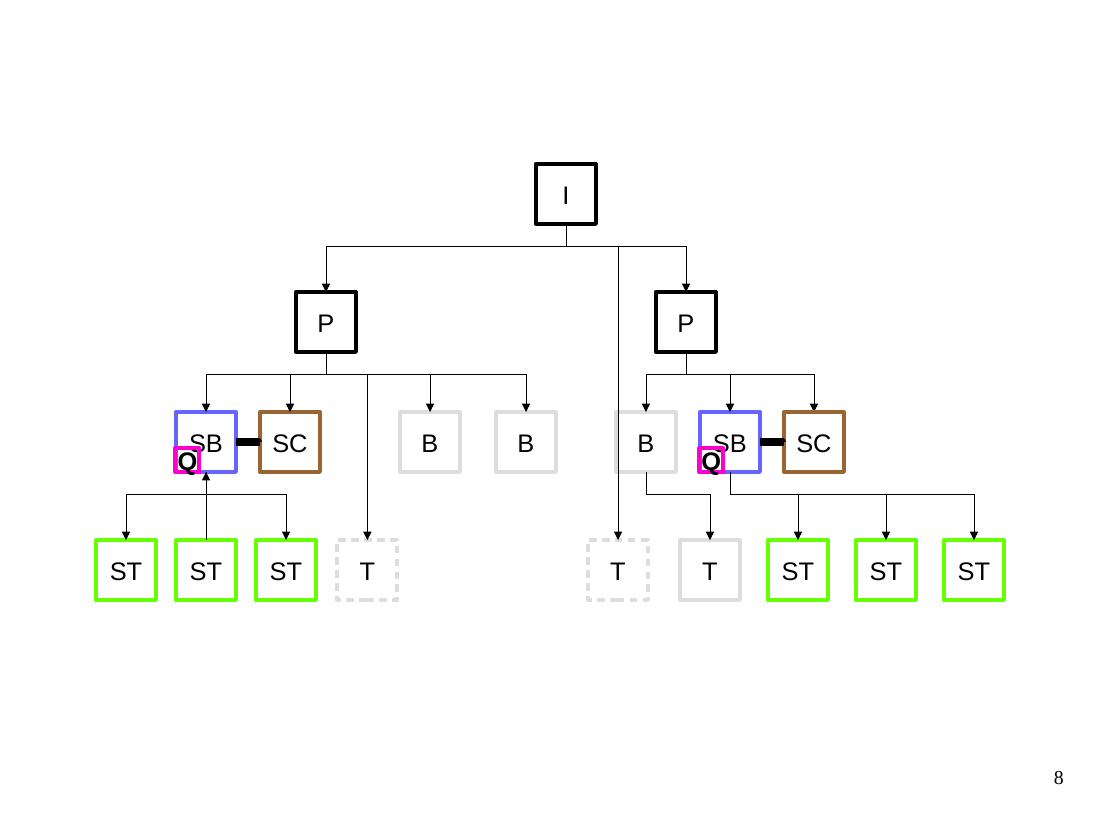
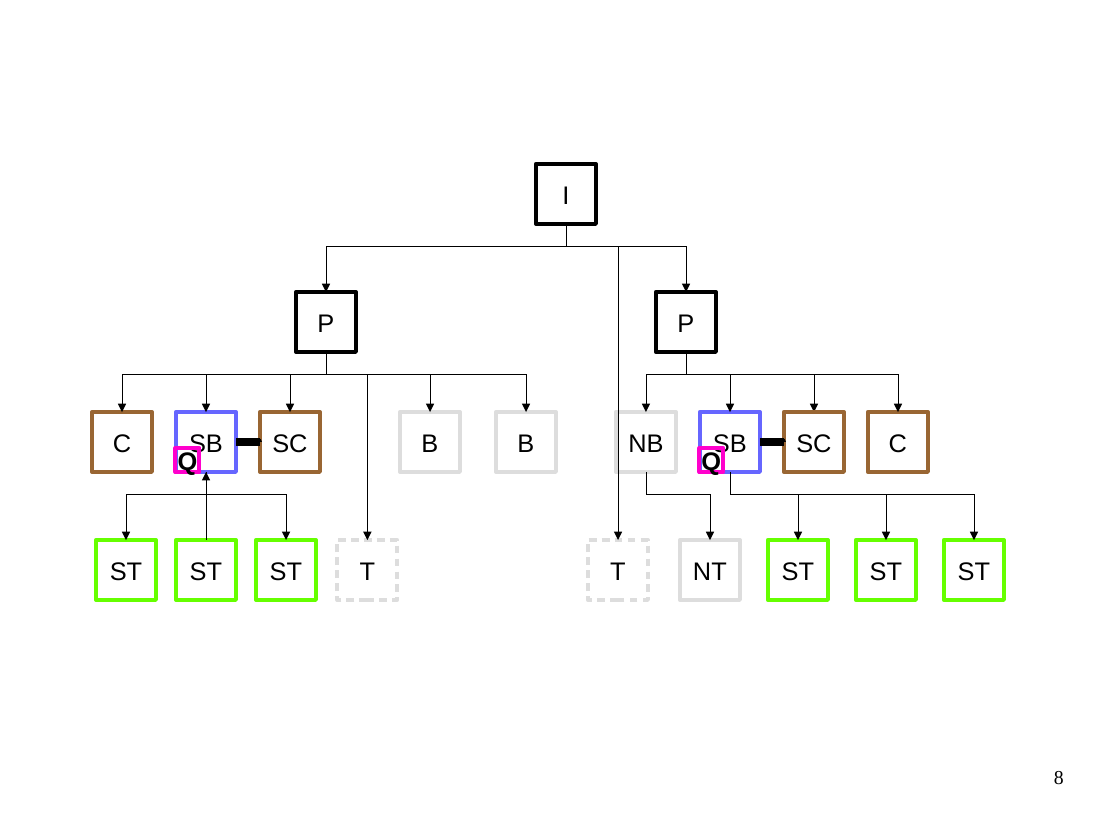
Before and after one commit to crigaud/thesis, a slide deck: slide 8 of chapters/5-knowledge/figs/graph.odp. Drawn at 1120x840 pixels with LibreOffice and Linux fonts; fonts in the diff are those of the drawing. Boxes give left, top, right and bottom in pixels: in the first picture for what was removed or moved away, otherwise in the second. Text is boxed around its words. In the diff, an @@ line names an element or a change of style, - is before the commit and + after.

```diff
--- a/chapters/5-knowledge/figs/graph.odp
+++ b/chapters/5-knowledge/figs/graph.odp
@@ elbow arrow added from (326, 352) to (122, 413), #000000 0 pt @@
@@ elbow arrow added from (686, 352) to (898, 413), #000000 0 pt @@
@@ rectangle added at [92,413,152,473], outline #996633 2.83 pt, 18 pt, text #000000 @@
+C
@@ rectangle added at [868,413,928,473], outline #996633 2.83 pt, 18 pt, text #000000 @@
+C
@@ text in rectangle at [628,434,663,452]: text changed @@
-B
+NB
@@ text in rectangle at [693,562,727,580]: text changed @@
-T
+NT
```
Also in this commit, not shown: 4 other slides changed, 19 other files.
